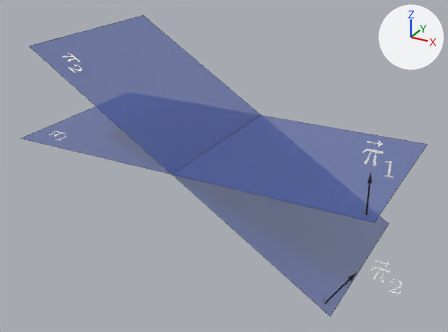
An edit to the glTF model pi_secante_pi.glb, drawn before and after from the same camera.
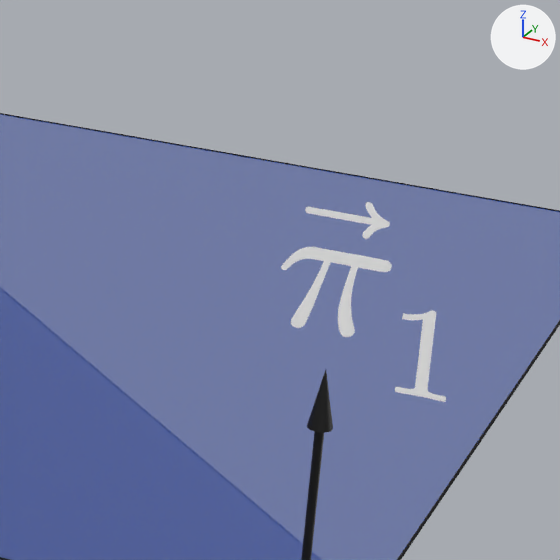
The first picture shows the older version from a 50 mm camera at (3.09, -5.57, 2.49) aimed at (0.1, -0.13, -0.23). The close-ups show the older and then the newer version on the part from 69% to 93% of the width and 31% to 63% of the height of that picture. Only the edits that show in the close-ups are written down. The lights are fixed; the arrows at upper right show +X, +Y and +Z. Where no turn or scale is listed for an object, it has been applied to the vertices.

The first close-up shows 'Meshn.006', 'Plano', 'vector corto perpendicular'.
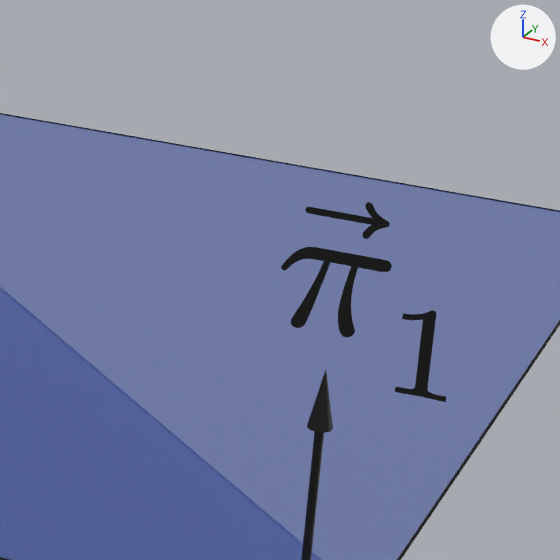
Changed parts and their boxes (x1, y1, x2, y2) in the close-ups (560 x 560 px):
'Meshn.006', recoloured (white to black): (281, 202, 446, 402) in both

What changed in the scene script:
```text
Change me_meshn_006:
    where me_meshn_006.from_pydata(...)  # 559 vertices, 553 faces; spans x -0.229..0.043, y 0.0, z -0.047..0.251
    remove me_meshn_006.materials.append(mat_mat0__000000)  # white #ffffff
    add me_meshn_006.materials.append(mat_vector)  # black #000000
```
